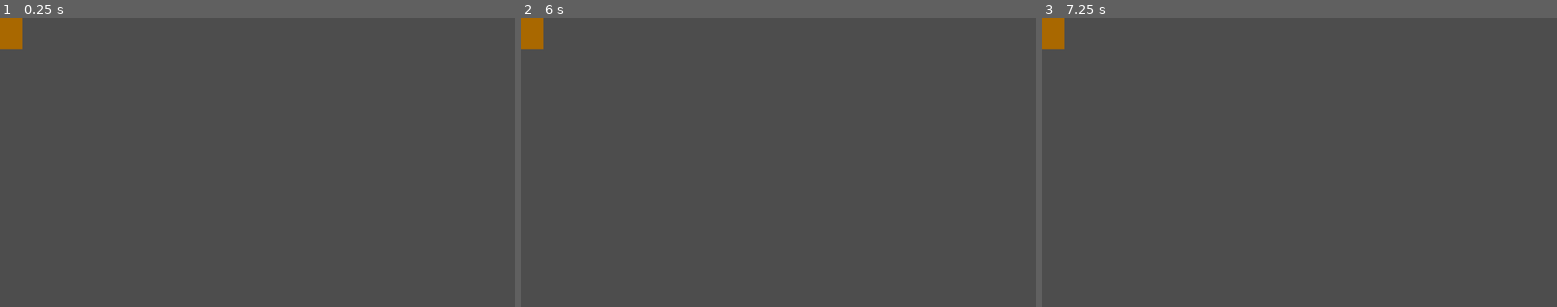
Above: before the commit, frames 1-3 (left to right).
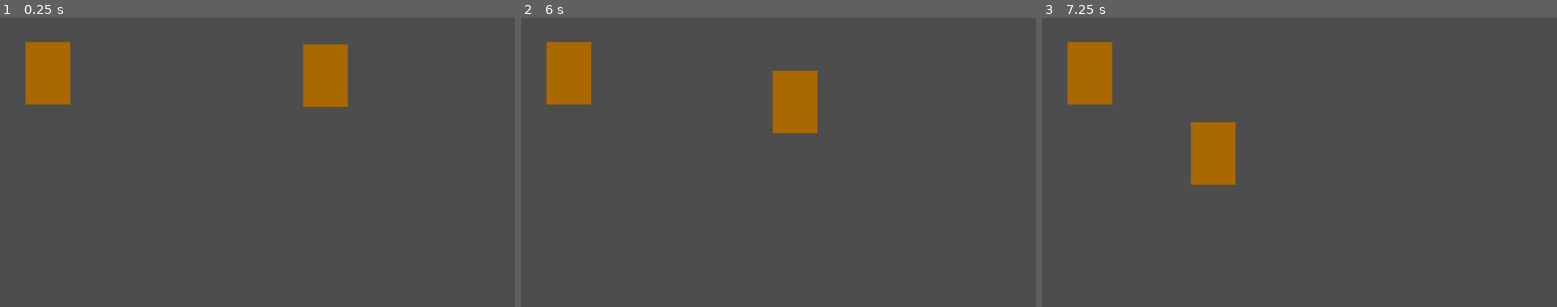
Above: after the commit, the same moments.

Repository: SouryaYVK/CardGameLearning
Game: Godot game, scene res://game.tscn
The game is run twice, just before and just after one commit, with the same random seed, the same clock (stepped at 60 frames per second) and the same inputs. Before the commit the project starts from res://card.tscn.
Inputs (mouse positions are in pixels of both pictures, inside the frame that each line leads up to):
- Up to frame 1 (0.25 s): no input
- Up to frame 2 (6 s): tap Enter at 0.5, 2, 3.5 s; move the mouse to (752, 220) at 0.52 s; click (752, 220) at 0.67 s; tap Space at 1.25, 2.75, 4.25 s; drag from (933, 205) to (752, 220) at 1.27 s; move the mouse to (624, 119) at 2.02 s; click (624, 119) at 2.17 s; drag from (804, 162) to (624, 119) at 2.77 s; move the mouse to (701, 90) at 3.52 s; click (701, 90) at 3.67 s; drag from (891, 148) to (701, 90) at 4.27 s; move the mouse to (675, 176) at 5.02 s; click (675, 176) at 5.17 s; drag from (830, 98) to (675, 176) at 5.77 s
- Up to frame 3 (7.25 s): move the mouse to (1273, 220) at 6.52 s; click (1273, 220) at 6.67 s

The runs differ from the first frame. In frame 1, 4.3% of the frame differs, in the area x 0-68%, y 0-31%; in frame 2, 4.3%; in frame 3, 4.3%.

Commit message:
Two Card Snap Done. Bug: Both cards snap simultaneously on drop

Diff:
--- a/card.gd
+++ b/card.gd
@@ -2,11 +2,14 @@
 
 var dragging = false
 var drag_offset = Vector2.ZERO
+var partner_card = null
 
 # Called when the node enters the scene tree for the first time.
 func _ready() -> void:
 	# Connect to the Area2D signals to themselves
-	pass # Replace with function body.
+	area_entered.connect(_on_area_entered)
+	area_exited.connect(_on_area_exited)
+	# pass # Replace with function body.
 
 func _input_event(_viewport, event: InputEvent, _shape_idx) -> void:
 	# Detects the initial touch on Mobile Screen or the Left Mouse click
@@ -21,8 +24,26 @@
 			z_index = 0
 
 			# ToDo: Stacking Check triggers
+			_handle_drop()
 
 # Called every frame. 'delta' is the elapsed time since the previous frame.
 func _process(delta: float) -> void:
 	if dragging:
 		global_position = get_global_mouse_position() - drag_offset
+
+func _on_area_entered(other_area):
+	partner_card = other_area
+
+
+func _on_area_exited(other_area):
+	partner_card = null
+
+func _handle_drop():
+	# if not overlapping_cards.is_empty():
+		if partner_card != null:
+			var card_width = $ColorRect.size.x
+			var gap = 10
+			global_position = Vector2(
+				partner_card.global_position.x + card_width + gap,
+				partner_card.global_position.y
+			)
--- a/game.tscn
+++ b/game.tscn
@@ -5,4 +5,7 @@
 [node name="Game" type="Node2D" unique_id=194314810]
 
 [node name="Card" parent="." unique_id=148602770 instance=ExtResource("1_80nbo")]
-position = Vector2(321, 142)
+position = Vector2(107, 124)
+
+[node name="Card2" parent="." unique_id=1381742947 instance=ExtResource("1_80nbo")]
+position = Vector2(728, 129)
--- a/project.godot
+++ b/project.godot
@@ -11,7 +11,7 @@
 [application]
 
 config/name="CardGameLearning"
-run/main_scene="res://card.tscn"
+run/main_scene="uid://elst0xn32iil"
 config/features=PackedStringArray("4.6", "Mobile")
 config/icon="res://icon.svg"
 
